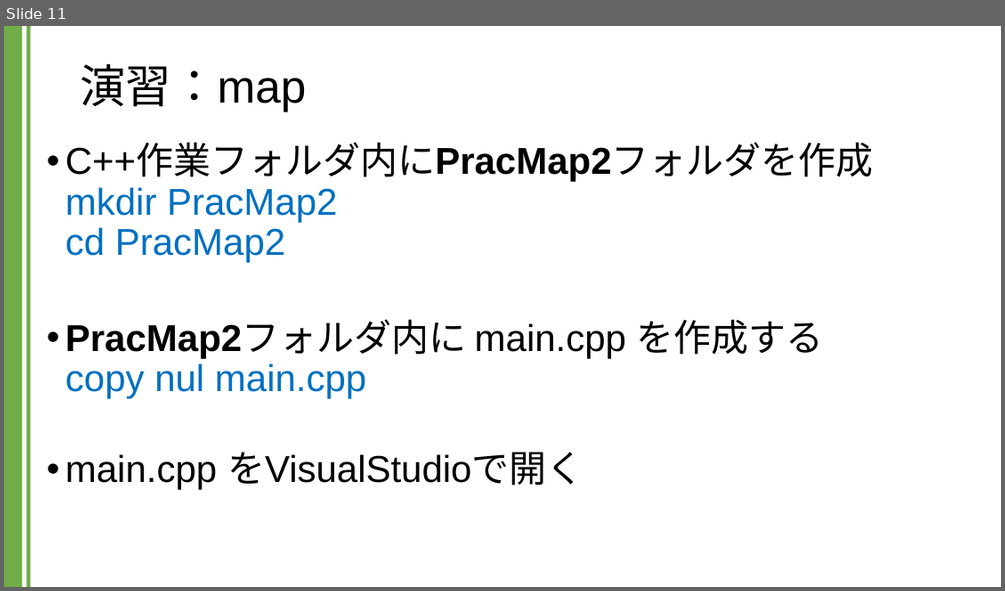
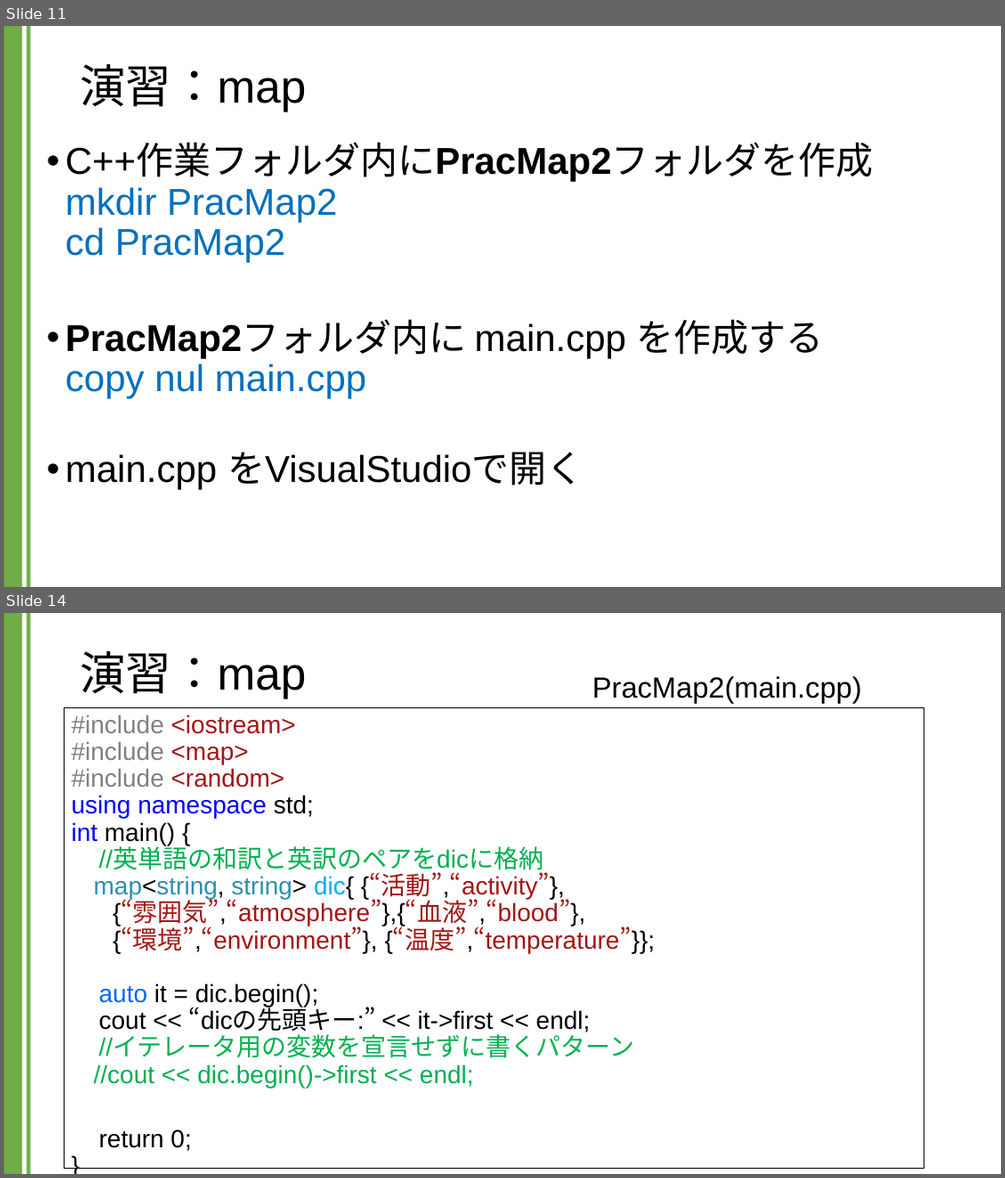
Before and after one commit to kic-murata/cpp2024, a slide deck: 授業資料/演習課題：map.pptx. Shown one above the other, each under a label of ours: slide 11 before the commit, slides 11 and 14 after it; the slides between them are not shown. The pictures are 1005x591 and 1005x1178 pixels, drawn with LibreOffice and Linux fonts; fonts in the diff are those of the drawing. Boxes give left, top, right and bottom in pixels: in the first picture for what was removed or moved away, otherwise in the second. Text is boxed around its words. In the diff, an @@ line names an element or a change of style, - is before the commit and + after.

```diff
--- a/授業資料/演習課題：map.pptx
+++ b/授業資料/演習課題：map.pptx
@@ slide 14 added at [4, 613, 1001, 1174], background #FFFFFF; not listed: 2 template elements that a slide beside it also shows @@
@@ title added at [80, 651, 306, 699], 44 pt, text #000000 @@
+演習：map
@@ text added at [592, 676, 862, 703], 28 pt, text #000000 @@
+PracMap2(main.cpp)
@@ text added at [64, 708, 923, 1167], fill #FFFFFF, outline #000000 0.75 pt, 24 pt, text #A31515 @@
+#include <iostream>
+#include <map>
+#include <random>
+using namespace std;
+int main() {
+//英単語の和訳と英訳のペアをdicに格納
+map<string, string> dic{ {“活動”,“activity”},
+{“雰囲気”,“atmosphere”},{“血液”,“blood”},
+{“環境”,“environment”}, {“温度”,“temperature”}};
+auto it = dic.begin();
+cout << “dicの先頭キー:” << it->first << endl;
+//イテレータ用の変数を宣言せずに書くパターン
+//cout << dic.begin()->first << endl;
+return 0;
+}
```
Also in this commit, not shown: 8 other slides added, 1 other file.
